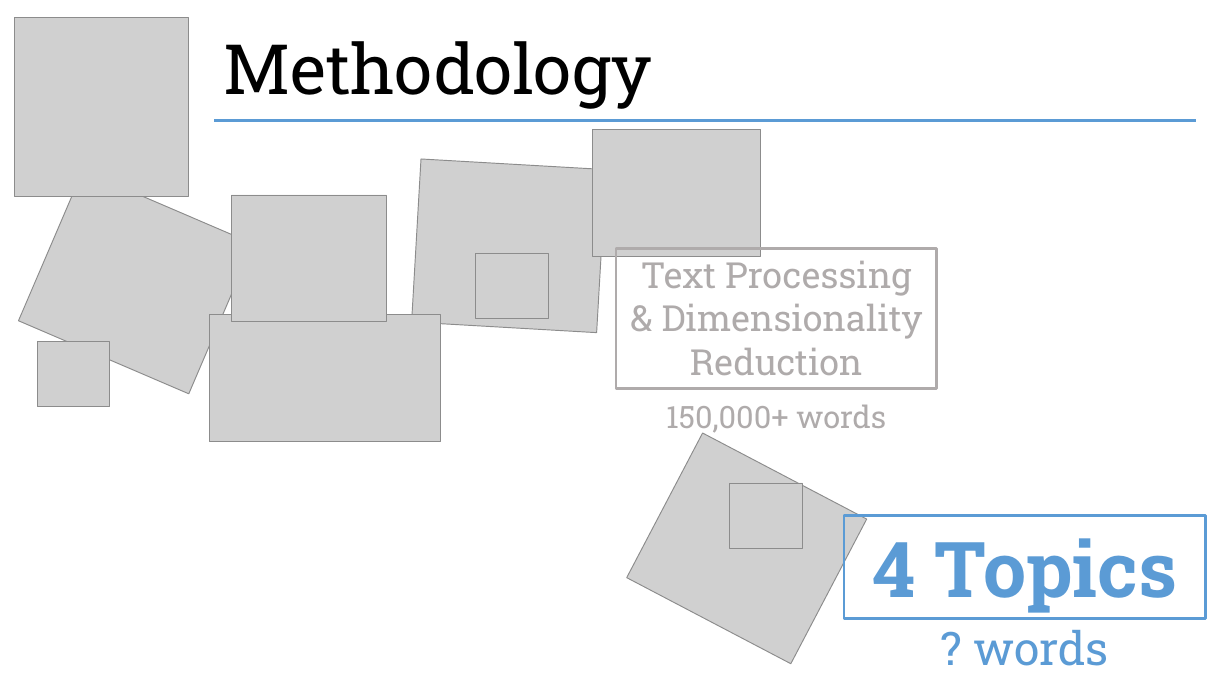
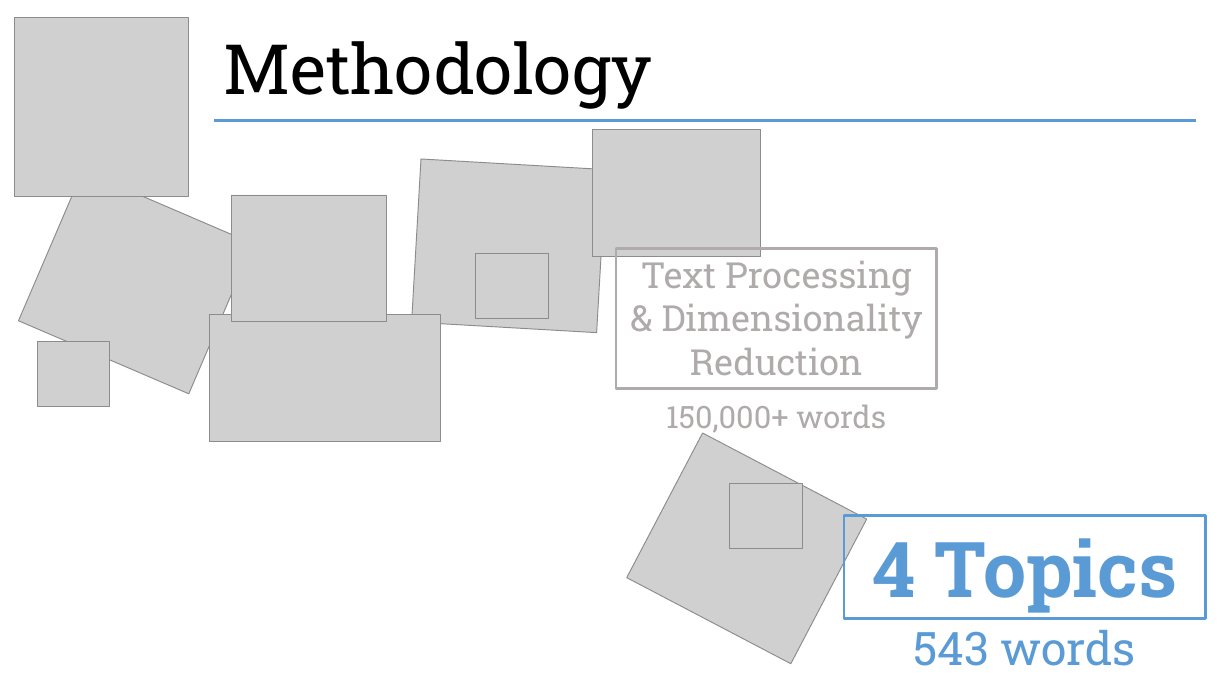
Before and after one commit to TheDataGeek/Data_Engineering_with_Twitter_API, a slide deck: slide 5 of 00_metis_milestone_sumbissions/05_project_final_data_engineering_tri_le.pptx. Drawn at 1232x693 pixels with LibreOffice and Linux fonts; fonts in the diff are those of the drawing; grey boxes stand for pictures. Boxes give left, top, right and bottom in pixels: in the first picture for what was removed or moved away, otherwise in the second. Text is boxed around its words. In the diff, an @@ line names an element or a change of style, - is before the commit and + after.

Commit message:
update one presentation slide

```diff
--- a/00_metis_milestone_sumbissions/05_project_final_data_engineering_tri_le.pptx
+++ b/00_metis_milestone_sumbissions/05_project_final_data_engineering_tri_le.pptx
@@ text at [913, 630, 1136, 666]: text changed @@
-? words
+543 words
```
Also in this commit, not shown: 2 other files.
